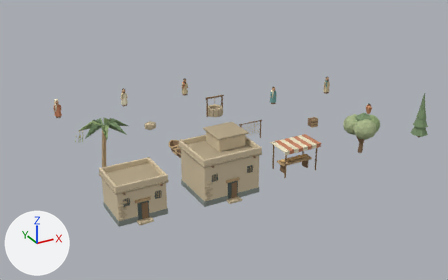
The Blender file assets/source/galilee-kit.blend, before and after one commit.
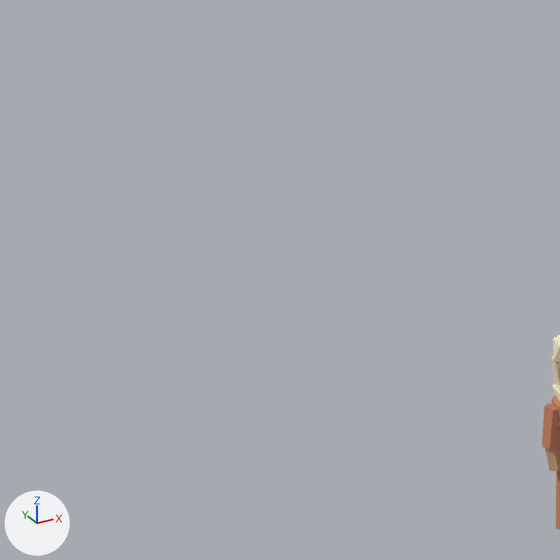
The first picture shows the older version from a camera (50 mm lens) standing at (-13.4, -37.8, 22.9) and looking at (14.9, 13.6, -2.8). The close-ups show the older and then the newer version on the part from 2% to 12% of the width and 25% to 42% of the height of that picture. Only the edits that show in the close-ups are written down. Arrows for +X, +Y and +Z are at lower left; the lights stay in place.

Names of what the first close-up shows: 'miriam.002'.
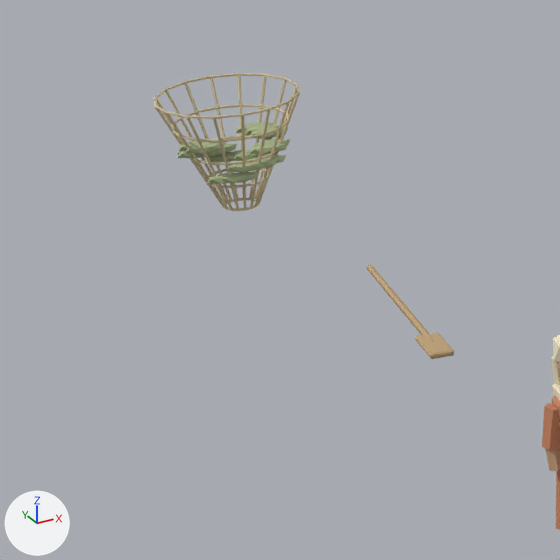
Pixel boxes [x1, y1, x2, y2] of what changed, in the close-ups (560 x 560 px):
'net_full.002', added: after [154, 73, 300, 211]
    faces in mat_way_flax_002 (beige #cebd97): [154, 73, 300, 211]
    faces in mat_way_olive_silver_002 (greyish green #a8b589): [178, 123, 290, 184]
'oar.002', added (brown): after [367, 264, 454, 359]

Edits to the bpy script that builds the scene:
```text
Add me_cone_1757:
    me_cone_1757.from_pydata(...)  # 1392 vertices, 1168 faces; spans x -0.714..0.714, y -0.714..0.714, z -1.164..0.014
    # faces by material slot: [768, 400]
    me_cone_1757.materials.append(mat_way_flax_002)  # beige #cebd97
    me_cone_1757.materials.append(mat_way_olive_silver_002)  # greyish green #a8b589
Add me_cone_1525:
    me_cone_1525.from_pydata(...)  # 36 vertices, 34 faces; spans x -0.11..0.11, y -1.63..1.1, z -0.03..0.04
    me_cone_1525.materials.append(mat_way_sun_bleached_wood_002)  # brown #bfa279
Add ob_net_full_002:
    ob_net_full_002 = bpy.data.objects.new('net_full.002', me_cone_1757)
    ob_net_full_002.location = (0.0, 35.0, 0.0)
Add ob_oar_002:
    ob_oar_002 = bpy.data.objects.new('oar.002', me_cone_1525)
    ob_oar_002.location = (0.0, 28.0, 0.0)
```
